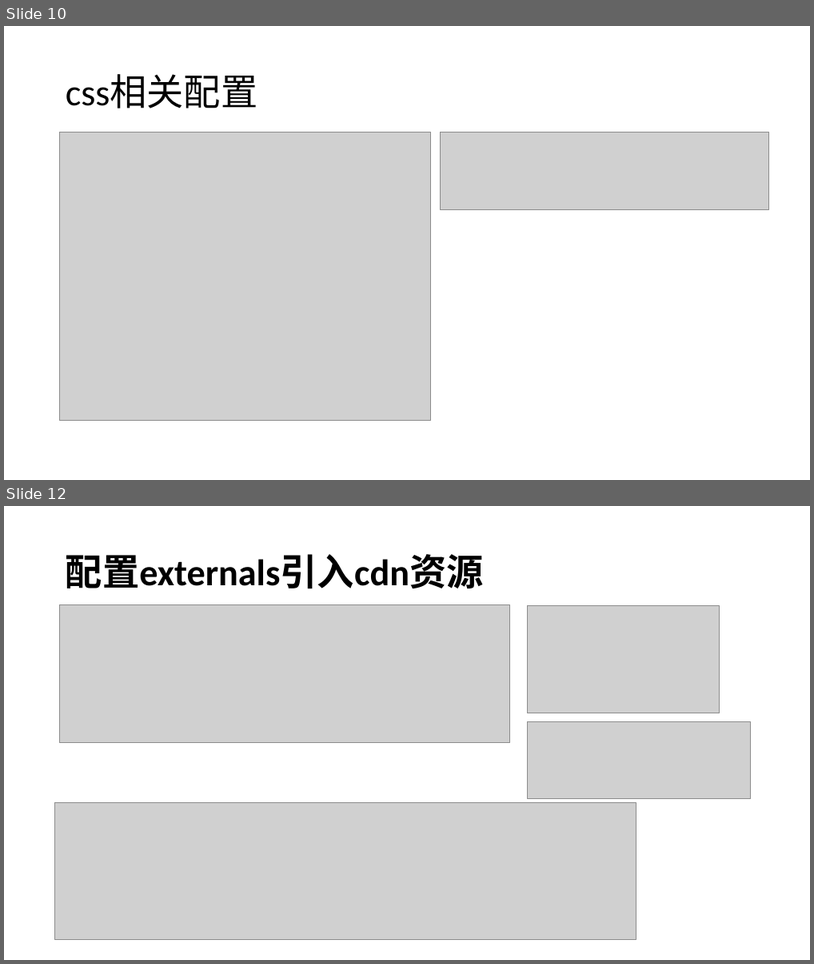
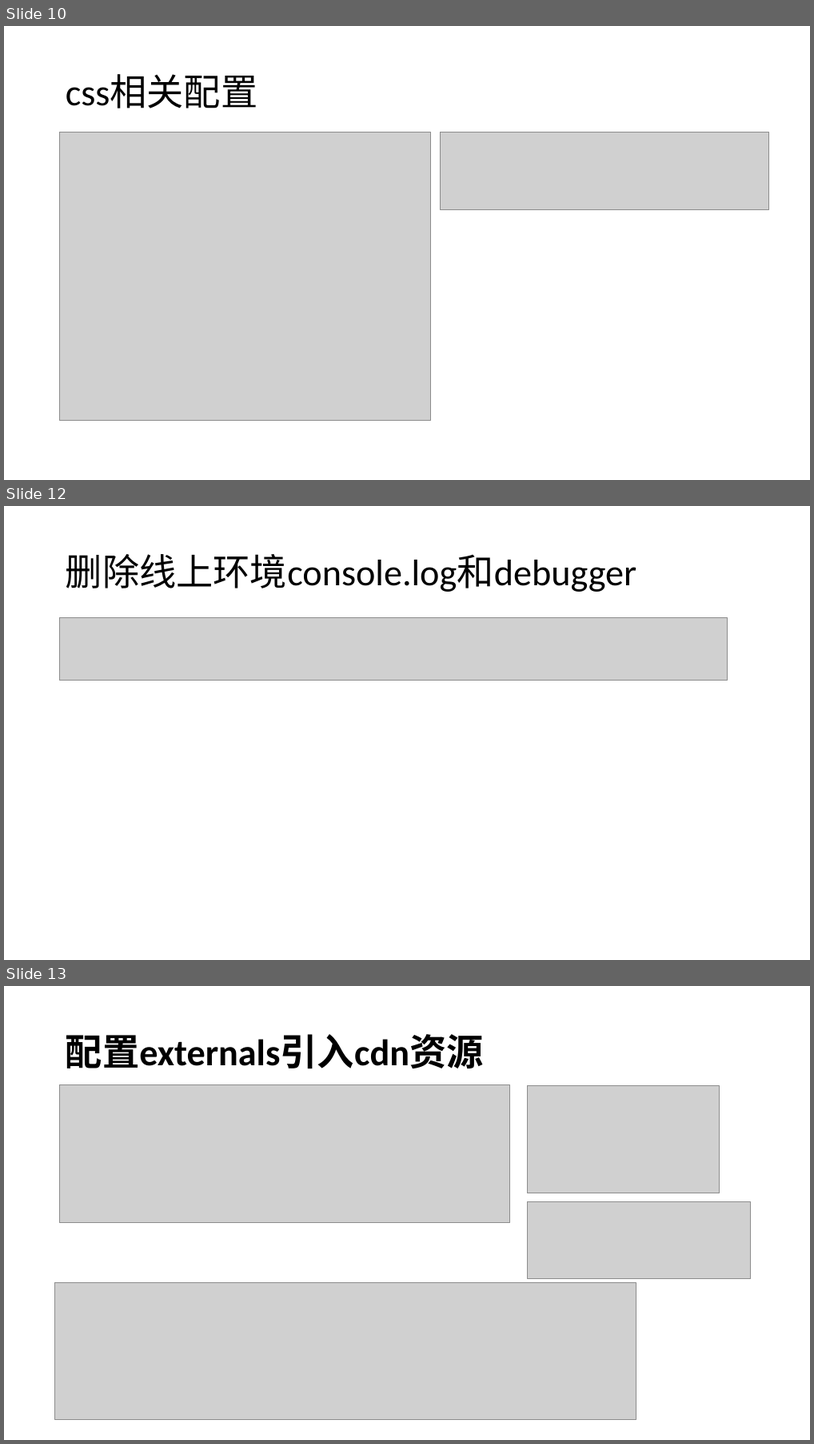
Before and after one commit to liwenxin-jam/vuecli3-starter, a slide deck: doc/vue-cli3.pptx. Shown one above the other, each under a label of ours: slides 10 and 12 before the commit, slides 10, 12 and 13 after it; the slides between them are not shown. The pictures are 814x964 and 814x1444 pixels, drawn with LibreOffice and Linux fonts; fonts in the diff are those of the drawing; grey boxes stand for pictures. Boxes give left, top, right and bottom in pixels: in the first picture for what was removed or moved away, otherwise in the second. Text is boxed around its words. In the diff, an @@ line names an element or a change of style, - is before the commit and + after.

```diff
--- a/doc/vue-cli3.pptx
+++ b/doc/vue-cli3.pptx
@@ slide 12 added at [4, 506, 810, 960], background #FFFFFF @@
@@ title added at [66, 554, 637, 592], 44 pt, text #000000 @@
+删除线上环境console.log和debugger
@@ picture added at [60, 618, 727, 680] @@
@@ what was slide 12 is now slide 13 @@
```
Also in this commit, not shown: 2 slides changed, 2 other files.
